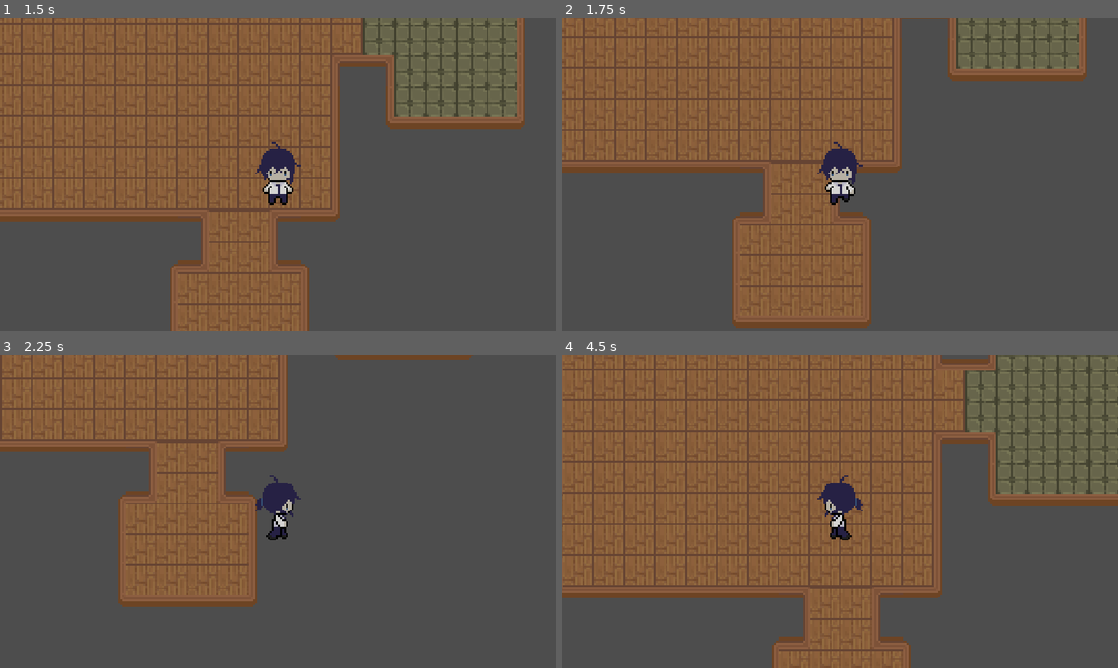
Above: before the commit, frames 1-4 (two rows, left to right).
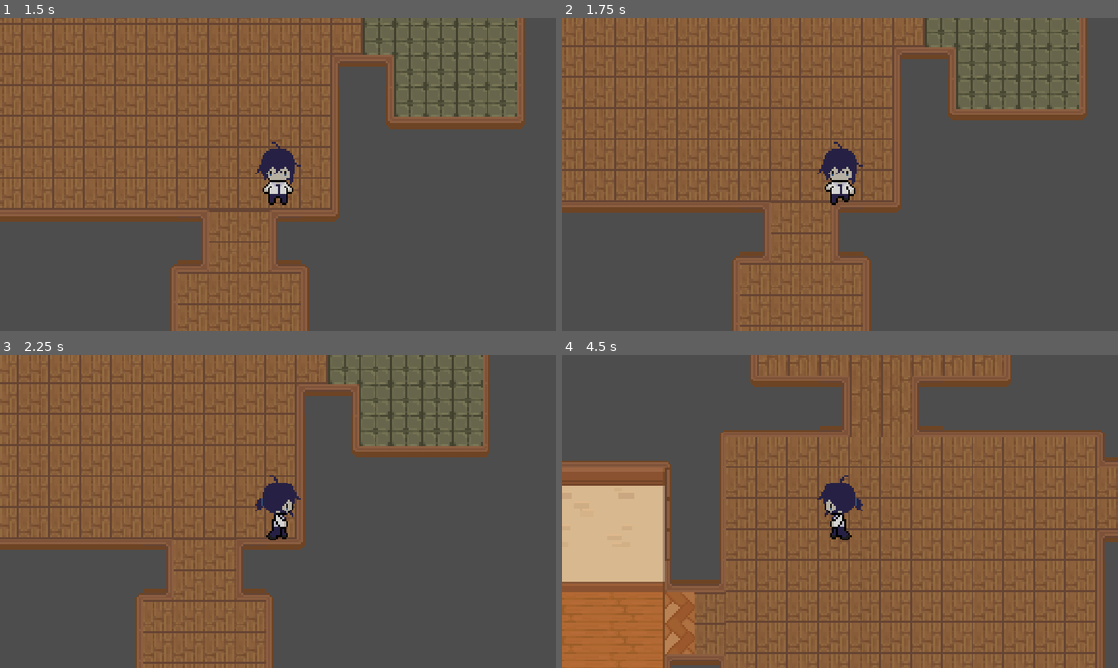
Above: after the commit, the same moments.

Repository: aeroghurt/horror-game
Game: Godot game, scene res://scenes/main.tscn
Same seed, same stepped clock (60 frames per second), same inputs: the game is played once before the commit and once after it.
Inputs (mouse positions are in pixels of both pictures, inside the frame that each line leads up to):
- Up to frame 1 (1.5 s): tap Enter at 0.5 s; move the mouse to (400, 158) at 0.52 s; hold D (right) 0.53-1.28 s; hold Shift (sprint) 0.53-1.28 s; click (400, 158) at 0.67 s; move the mouse to (166, 190) at 1.27 s; hold S (down) from 1.28 s (still down); tap Alt at 1.35 s
- Up to frame 2 (1.75 s): keep holding S (down)
- Up to frame 3 (2.25 s): move the mouse to (333, 442) at 2.02 s; release S (down) at 2.03 s; hold D (right) from 2.03 s (still down); hold Shift (sprint) from 2.03 s (still down)
- Up to frame 4 (4.5 s): move the mouse to (812, 574) at 2.77 s; release D (right) at 2.78 s; release Shift (sprint) at 2.78 s; hold W (up) 2.78-3.53 s; tap Alt at 2.85, 4.35 s; click (812, 574) at 2.92 s; move the mouse to (1006, 558) at 3.52 s; hold Shift (sprint) 3.53-4.28 s; hold A (left) from 3.53 s (still down); move the mouse to (673, 464) at 4.27 s

Frame 1 is identical in both runs. In frame 2, 18% of the frame differs, in the area x 0-95%, y 0-100%; in frame 3, 32%; in frame 4, 70%, in the area x 0-100%, y 0-100%.

Commit message:
add collision to walls:

Diff:
--- a/scenes/main.tscn
+++ b/scenes/main.tscn
@@ -4,6 +4,317 @@
 [ext_resource type="PackedScene" uid="uid://5sgy0k2htp7b" path="res://scenes/player.tscn" id="2_0wfyh"]
 
 [sub_resource type="TileSetAtlasSource" id="TileSetAtlasSource_0xm2m"]
+texture = ExtResource("1_o5qli")
+0:0/0 = 0
+0:0/0/physics_layer_0/polygon_0/points = PackedVector2Array(3.926283, 8, 8, 8, 8, 3.952736, 3.9826117, 3.9993453)
+1:0/0 = 0
+1:0/0/physics_layer_0/polygon_0/points = PackedVector2Array(8, 8, -8, 8, -8, 2.3028994, 8, 2.3028994)
+2:0/0 = 0
+2:0/0/physics_layer_0/polygon_0/points = PackedVector2Array(8, 8, -8, 8, -8, 2.3028994, 8, 2.3028994)
+3:0/0 = 0
+3:0/0/physics_layer_0/polygon_0/points = PackedVector2Array(8, 8, -8, 8, -8, 2.3028994, 8, 2.3028994)
+4:0/0 = 0
+4:0/0/physics_layer_0/polygon_0/points = PackedVector2Array(8, 8, -8, 8, -8, 2.3028994, 8, 2.3028994)
+5:0/0 = 0
+5:0/0/physics_layer_0/polygon_0/points = PackedVector2Array(8, 8, -8, 8, -8, 2.3028994, 8, 2.3028994)
+6:0/0 = 0
+6:0/0/physics_layer_0/polygon_0/points = PackedVector2Array(8, 8, -8, 8, -8, 2.3028994, 8, 2.3028994)
+7:0/0 = 0
+7:0/0/physics_layer_0/polygon_0/points = PackedVector2Array(8, 8, -8, 8, -8, 2.3028994, 8, 2.3028994)
+8:0/0 = 0
+8:0/0/physics_layer_0/polygon_0/points = PackedVector2Array(8, 8, -8, 8, -8, 2.3028994, 8, 2.3028994)
+9:0/0 = 0
+9:0/0/physics_layer_0/polygon_0/points = PackedVector2Array(8, 8, -8, 8, -8, 2.3028994, 8, 2.3028994)
+10:0/0 = 0
+10:0/0/physics_layer_0/polygon_0/points = PackedVector2Array(8, 8, -8, 8, -8, 2.3028994, 8, 2.3028994)
+11:0/0 = 0
+11:0/0/physics_layer_0/polygon_0/points = PackedVector2Array(8, 8, -8, 8, -8, 2.3028994, 8, 2.3028994)
+12:0/0 = 0
+12:0/0/physics_layer_0/polygon_0/points = PackedVector2Array(8, 8, -8, 8, -8, 2.3028994, 8, 2.3028994)
+13:0/0 = 0
+13:0/0/physics_layer_0/polygon_0/points = PackedVector2Array(8, 8, -8, 8, -8, 2.3028994, 8, 2.3028994)
+14:0/0 = 0
+14:0/0/physics_layer_0/polygon_0/points = PackedVector2Array(8, 8, -8, 8, -8, 2.3028994, 8, 2.3028994)
+15:0/0 = 0
+15:0/0/physics_layer_0/polygon_0/points = PackedVector2Array(8, 8, -8, 8, -8, 2.3028994, 8, 2.3028994)
+16:0/0 = 0
+16:0/0/physics_layer_0/polygon_0/points = PackedVector2Array(8, 8, -8, 8, -8, 2.3028994, 8, 2.3028994)
+17:0/0 = 0
+17:0/0/physics_layer_0/polygon_0/points = PackedVector2Array(-3.926283, 8, -8, 8, -8, 3.952736, -3.9826117, 3.9993453)
+0:1/0 = 0
+0:1/0/physics_layer_0/polygon_0/points = PackedVector2Array(8, -8, 8, 8, 2.3028994, 8, 2.3028994, -8)
+1:1/0 = 0
+1:1/0/physics_layer_0/polygon_0/points = PackedVector2Array(-8, -8, 8, -8, 8, 8, -8, 8)
+2:1/0 = 0
+2:1/0/physics_layer_0/polygon_0/points = PackedVector2Array(-8, -8, 8, -8, 8, 8, -8, 8)
+3:1/0 = 0
+3:1/0/physics_layer_0/polygon_0/points = PackedVector2Array(-8, -8, 8, -8, 8, 8, -8, 8)
+4:1/0 = 0
+4:1/0/physics_layer_0/polygon_0/points = PackedVector2Array(-8, -8, 8, -8, 8, 8, -8, 8)
+5:1/0 = 0
+5:1/0/physics_layer_0/polygon_0/points = PackedVector2Array(-8, -8, 8, -8, 8, 8, -8, 8)
+6:1/0 = 0
+6:1/0/physics_layer_0/polygon_0/points = PackedVector2Array(-8, -8, 8, -8, 8, 8, -8, 8)
+7:1/0 = 0
+7:1/0/physics_layer_0/polygon_0/points = PackedVector2Array(-8, -8, 8, -8, 8, 8, -8, 8)
+8:1/0 = 0
+8:1/0/physics_layer_0/polygon_0/points = PackedVector2Array(-8, -8, 8, -8, 8, 8, -8, 8)
+9:1/0 = 0
+9:1/0/physics_layer_0/polygon_0/points = PackedVector2Array(-8, -8, 8, -8, 8, 8, -8, 8)
+10:1/0 = 0
+10:1/0/physics_layer_0/polygon_0/points = PackedVector2Array(-8, -8, 8, -8, 8, 8, -8, 8)
+11:1/0 = 0
+11:1/0/physics_layer_0/polygon_0/points = PackedVector2Array(-8, -8, 8, -8, 8, 8, -8, 8)
+12:1/0 = 0
+12:1/0/physics_layer_0/polygon_0/points = PackedVector2Array(-8, -8, 8, -8, 8, 8, -8, 8)
+13:1/0 = 0
+13:1/0/physics_layer_0/polygon_0/points = PackedVector2Array(-8, -8, 8, -8, 8, 8, -8, 8)
+14:1/0 = 0
+14:1/0/physics_layer_0/polygon_0/points = PackedVector2Array(-8, -8, 8, -8, 8, 8, -8, 8)
+15:1/0 = 0
+15:1/0/physics_layer_0/polygon_0/points = PackedVector2Array(-8, -8, 8, -8, 8, 8, -8, 8)
+16:1/0 = 0
+16:1/0/physics_layer_0/polygon_0/points = PackedVector2Array(-8, -8, 8, -8, 8, 8, -8, 8)
+17:1/0 = 0
+17:1/0/physics_layer_0/polygon_0/points = PackedVector2Array(-8, 8, -8, -8, -2.3028994, -8, -2.3028994, 8)
+0:2/0 = 0
+0:2/0/physics_layer_0/polygon_0/points = PackedVector2Array(-8, -8, 8, -8, 8, 8, -8, 8)
+1:2/0 = 0
+1:2/0/physics_layer_0/polygon_0/points = PackedVector2Array(-8, -8, 8, -8, 8, 8, -8, 8)
+2:2/0 = 0
+2:2/0/physics_layer_0/polygon_0/points = PackedVector2Array(-8, -8, 8, -8, 8, 8, -8, 8)
+3:2/0 = 0
+3:2/0/physics_layer_0/polygon_0/points = PackedVector2Array(-8, -8, 8, -8, 8, 8, -8, 8)
+4:2/0 = 0
+4:2/0/physics_layer_0/polygon_0/points = PackedVector2Array(-8, -8, 8, -8, 8, 8, -8, 8)
+5:2/0 = 0
+5:2/0/physics_layer_0/polygon_0/points = PackedVector2Array(-8, -8, 8, -8, 8, 8, -8, 8)
+6:2/0 = 0
+6:2/0/physics_layer_0/polygon_0/points = PackedVector2Array(-8, -8, 8, -8, 8, 8, -8, 8)
+7:2/0 = 0
+7:2/0/physics_layer_0/polygon_0/points = PackedVector2Array(-8, -8, 8, -8, 8, 8, -8, 8)
+8:2/0 = 0
+8:2/0/physics_layer_0/polygon_0/points = PackedVector2Array(-8, -8, 8, -8, 8, 8, -8, 8)
+9:2/0 = 0
+9:2/0/physics_layer_0/polygon_0/points = PackedVector2Array(-8, -8, 8, -8, 8, 8, -8, 8)
+10:2/0 = 0
+10:2/0/physics_layer_0/polygon_0/points = PackedVector2Array(-8, -8, 8, -8, 8, 8, -8, 8)
+11:2/0 = 0
+11:2/0/physics_layer_0/polygon_0/points = PackedVector2Array(-8, -8, 8, -8, 8, 8, -8, 8)
+12:2/0 = 0
+12:2/0/physics_layer_0/polygon_0/points = PackedVector2Array(-8, -8, 8, -8, 8, 8, -8, 8)
+13:2/0 = 0
+13:2/0/physics_layer_0/polygon_0/points = PackedVector2Array(-8, -8, 8, -8, 8, 8, -8, 8)
+14:2/0 = 0
+14:2/0/physics_layer_0/polygon_0/points = PackedVector2Array(-8, -8, 8, -8, 8, 8, -8, 8)
+15:2/0 = 0
+15:2/0/physics_layer_0/polygon_0/points = PackedVector2Array(-8, -8, 8, -8, 8, 8, -8, 8)
+16:2/0 = 0
+16:2/0/physics_layer_0/polygon_0/points = PackedVector2Array(-8, -8, 8, -8, 8, 8, -8, 8)
+17:2/0 = 0
+17:2/0/physics_layer_0/polygon_0/points = PackedVector2Array(-8, -8, 8, -8, 8, 8, -8, 8)
+0:3/0 = 0
+0:3/0/physics_layer_0/polygon_0/points = PackedVector2Array(-8, -8, 8, -8, 8, 8, -8, 8)
+1:3/0 = 0
+1:3/0/physics_layer_0/polygon_0/points = PackedVector2Array(-8, -8, 8, -8, 8, 8, -8, 8)
+2:3/0 = 0
+2:3/0/physics_layer_0/polygon_0/points = PackedVector2Array(-8, -8, 8, -8, 8, 8, -8, 8)
+3:3/0 = 0
+3:3/0/physics_layer_0/polygon_0/points = PackedVector2Array(-8, -8, 8, -8, 8, 8, -8, 8)
+4:3/0 = 0
+4:3/0/physics_layer_0/polygon_0/points = PackedVector2Array(-8, -8, 8, -8, 8, 8, -8, 8)
+5:3/0 = 0
+5:3/0/physics_layer_0/polygon_0/points = PackedVector2Array(-8, -8, 8, -8, 8, 8, -8, 8)
+6:3/0 = 0
+6:3/0/physics_layer_0/polygon_0/points = PackedVector2Array(-8, -8, 8, -8, 8, 8, -8, 8)
+7:3/0 = 0
+7:3/0/physics_layer_0/polygon_0/points = PackedVector2Array(-8, -8, 8, -8, 8, 8, -8, 8)
+8:3/0 = 0
+8:3/0/physics_layer_0/polygon_0/points = PackedVector2Array(-8, -8, 8, -8, 8, 8, -8, 8)
+9:3/0 = 0
+9:3/0/physics_layer_0/polygon_0/points = PackedVector2Array(-8, -8, 8, -8, 8, 8, -8, 8)
+10:3/0 = 0
+10:3/0/physics_layer_0/polygon_0/points = PackedVector2Array(-8, -8, 8, -8, 8, 8, -8, 8)
+11:3/0 = 0
+11:3/0/physics_layer_0/polygon_0/points = PackedVector2Array(-8, -8, 8, -8, 8, 8, -8, 8)
+12:3/0 = 0
+12:3/0/physics_layer_0/polygon_0/points = PackedVector2Array(-8, -8, 8, -8, 8, 8, -8, 8)
+13:3/0 = 0
+13:3/0/physics_layer_0/polygon_0/points = PackedVector2Array(-8, -8, 8, -8, 8, 8, -8, 8)
+14:3/0 = 0
+14:3/0/physics_layer_0/polygon_0/points = PackedVector2Array(-8, -8, 8, -8, 8, 8, -8, 8)
+15:3/0 = 0
+15:3/0/physics_layer_0/polygon_0/points = PackedVector2Array(-8, -8, 8, -8, 8, 8, -8, 8)
+16:3/0 = 0
+16:3/0/physics_layer_0/polygon_0/points = PackedVector2Array(-8, -8, 8, -8, 8, 8, -8, 8)
+17:3/0 = 0
+17:3/0/physics_layer_0/polygon_0/points = PackedVector2Array(-8, -8, 8, -8, 8, 8, -8, 8)
+0:4/0 = 0
+0:4/0/physics_layer_0/polygon_0/points = PackedVector2Array(-8, -8, 8, -8, 8, 8, -8, 8)
+1:4/0 = 0
+1:4/0/physics_layer_0/polygon_0/points = PackedVector2Array(-8, -8, 8, -8, 8, 2.0723, -8, 2.2275677)
+2:4/0 = 0
+2:4/0/physics_layer_0/polygon_0/points = PackedVector2Array(-8, -8, 8, -8, 8, 2.0723, -8, 2.2275677)
+3:4/0 = 0
+3:4/0/physics_layer_0/polygon_0/points = PackedVector2Array(-8, -8, 8, -8, 8, 2.0723, -8, 2.2275677)
+4:4/0 = 0
+4:4/0/physics_layer_0/polygon_0/points = PackedVector2Array(-8, -8, 8, -8, 8, 2.0723, -8, 2.2275677)
+5:4/0 = 0
+5:4/0/physics_layer_0/polygon_0/points = PackedVector2Array(-8, -8, 8, -8, 8, 2.0723, -8, 2.2275677)
+6:4/0 = 0
+6:4/0/physics_layer_0/polygon_0/points = PackedVector2Array(-8, -8, 8, -8, 8, 2.0723, -8, 2.2275677)
+7:4/0 = 0
+7:4/0/physics_layer_0/polygon_0/points = PackedVector2Array(-8, -8, 8, -8, 8, 2.0723, -8, 2.2275677)
+8:4/0 = 0
+8:4/0/physics_layer_0/polygon_0/points = PackedVector2Array(-8, -8, 8, -8, 8, 2.0723, -8, 2.2275677)
+9:4/0 = 0
+9:4/0/physics_layer_0/polygon_0/points = PackedVector2Array(-8, -8, 8, -8, 8, 2.0723, -8, 2.2275677)
+10:4/0 = 0
+10:4/0/physics_layer_0/polygon_0/points = PackedVector2Array(-8, -8, 8, -8, 8, 2.0723, -8, 2.2275677)
+11:4/0 = 0
+11:4/0/physics_layer_0/polygon_0/points = PackedVector2Array(-8, -8, 8, -8, 8, 2.0723, -8, 2.2275677)
+12:4/0 = 0
+12:4/0/physics_layer_0/polygon_0/points = PackedVector2Array(-8, -8, 8, -8, 8, 2.0723, -8, 2.2275677)
+13:4/0 = 0
+13:4/0/physics_layer_0/polygon_0/points = PackedVector2Array(-8, -8, 8, -8, 8, 2.0723, -8, 2.2275677)
+14:4/0 = 0
+14:4/0/physics_layer_0/polygon_0/points = PackedVector2Array(-8, -8, 8, -8, 8, 2.0723, -8, 2.2275677)
+15:4/0 = 0
+15:4/0/physics_layer_0/polygon_0/points = PackedVector2Array(-8, -8, 8, -8, 8, 2.0723, -8, 2.2275677)
+16:4/0 = 0
+16:4/0/physics_layer_0/polygon_0/points = PackedVector2Array(-8, -8, 8, -8, 8, 2.0723, -8, 2.2275677)
+17:4/0 = 0
+17:4/0/physics_layer_0/polygon_0/points = PackedVector2Array(-8, 8, -8, -8, -2.3028994, -8, -2.3028994, 8)
+0:5/0 = 0
+0:5/0/physics_layer_0/polygon_0/points = PackedVector2Array(4.2391357, -8, 8, -8, 8, 8, 4.094454, 8)
+1:5/0 = 0
+2:5/0 = 0
+3:5/0 = 0
+4:5/0 = 0
+5:5/0 = 0
+6:5/0 = 0
+7:5/0 = 0
+8:5/0 = 0
+9:5/0 = 0
+10:5/0 = 0
+11:5/0 = 0
+12:5/0 = 0
+13:5/0 = 0
+14:5/0 = 0
+15:5/0 = 0
+16:5/0 = 0
+17:5/0 = 0
+17:5/0/physics_layer_0/polygon_0/points = PackedVector2Array(-8, 8, -8, -8, -2.3028994, -8, -2.3028994, 8)
+0:6/0 = 0
+1:6/0 = 0
+2:6/0 = 0
+3:6/0 = 0
+4:6/0 = 0
+5:6/0 = 0
+6:6/0 = 0
+7:6/0 = 0
+8:6/0 = 0
+9:6/0 = 0
+10:6/0 = 0
+11:6/0 = 0
+12:6/0 = 0
+13:6/0 = 0
+14:6/0 = 0
+15:6/0 = 0
+16:6/0 = 0
+17:6/0 = 0
+0:7/0 = 0
+0:7/0/physics_layer_0/polygon_0/points = PackedVector2Array(8, -8, 8, 8, 2.3028994, 8, 2.3028994, -8)
+1:7/0 = 0
+1:7/0/physics_layer_0/polygon_0/points = PackedVector2Array(-8, 6.1135273, 8, 6.216797, 8, 8, -8, 8)
+2:7/0 = 0
+2:7/0/physics_layer_0/polygon_0/points = PackedVector2Array(-8, 6.1135273, 8, 6.216797, 8, 8, -8, 8)
+3:7/0 = 0
+3:7/0/physics_layer_0/polygon_0/points = PackedVector2Array(-8, 6.1135273, 8, 6.216797, 8, 8, -8, 8)
+4:7/0 = 0
+4:7/0/physics_layer_0/polygon_0/points = PackedVector2Array(-8, 6.1135273, 8, 6.216797, 8, 8, -8, 8)
+5:7/0 = 0
+5:7/0/physics_layer_0/polygon_0/points = PackedVector2Array(-8, 6.1135273, 8, 6.216797, 8, 8, -8, 8)
+6:7/0 = 0
+6:7/0/physics_layer_0/polygon_0/points = PackedVector2Array(-8, 6.1135273, 8, 6.216797, 8, 8, -8, 8)
+7:7/0 = 0
+7:7/0/physics_layer_0/polygon_0/points = PackedVector2Array(-8, 6.1135273, 8, 6.216797, 8, 8, -8, 8)
+8:7/0 = 0
+8:7/0/physics_layer_0/polygon_0/points = PackedVector2Array(-8, 6.1135273, 8, 6.216797, 8, 8, -8, 8)
+9:7/0 = 0
+9:7/0/physics_layer_0/polygon_0/points = PackedVector2Array(-8, 6.1135273, 8, 6.216797, 8, 8, -8, 8)
+10:7/0 = 0
+10:7/0/physics_layer_0/polygon_0/points = PackedVector2Array(-8, 6.1135273, 8, 6.216797, 8, 8, -8, 8)
+11:7/0 = 0
+11:7/0/physics_layer_0/polygon_0/points = PackedVector2Array(-8, 6.1135273, 8, 6.216797, 8, 8, -8, 8)
+12:7/0 = 0
+12:7/0/physics_layer_0/polygon_0/points = PackedVector2Array(-8, 6.1135273, 8, 6.216797, 8, 8, -8, 8)
+13:7/0 = 0
+13:7/0/physics_layer_0/polygon_0/points = PackedVector2Array(-8, 6.1135273, 8, 6.216797, 8, 8, -8, 8)
+14:7/0 = 0
+14:7/0/physics_layer_0/polygon_0/points = PackedVector2Array(-8, 6.1135273, 8, 6.216797, 8, 8, -8, 8)
+15:7/0 = 0
+15:7/0/physics_layer_0/polygon_0/points = PackedVector2Array(-8, 6.1135273, 8, 6.216797, 8, 8, -8, 8)
+16:7/0 = 0
+16:7/0/physics_layer_0/polygon_0/points = PackedVector2Array(-8, 6.1135273, 8, 6.216797, 8, 8, -8, 8)
+17:7/0 = 0
+17:7/0/physics_layer_0/polygon_0/points = PackedVector2Array(-8, 8, -8, -8, -2.3028994, -8, -2.3028994, 8)
+0:8/0 = 0
+0:8/0/physics_layer_0/polygon_0/points = PackedVector2Array(3.926283, -8, 8, -8, 8, -2.1193066, 3.870512, -2.2308493)
+1:8/0 = 0
+1:8/0/physics_layer_0/polygon_0/points = PackedVector2Array(-8, -8, 8, -8, 8, -2.3028994, -8, -2.3028994)
+2:8/0 = 0
+2:8/0/physics_layer_0/polygon_0/points = PackedVector2Array(-6.165354, -8, -8, -8, -8, -1.8735347, -6.1838284, -1.8906853)
+3:8/0 = 0
+3:8/0/physics_layer_0/polygon_0/points = PackedVector2Array(-8, -8, 8, -8, 8, -2.3028994, -8, -2.3028994)
+4:8/0 = 0
+4:8/0/physics_layer_0/polygon_0/points = PackedVector2Array(-8, -8, 8, -8, 8, -2.3028994, -8, -2.3028994)
+5:8/0 = 0
+5:8/0/physics_layer_0/polygon_0/points = PackedVector2Array(-8, -8, 8, -8, 8, -2.3028994, -8, -2.3028994)
+6:8/0 = 0
+6:8/0/physics_layer_0/polygon_0/points = PackedVector2Array(-8, -8, 8, -8, 8, -2.3028994, -8, -2.3028994)
+7:8/0 = 0
+7:8/0/physics_layer_0/polygon_0/points = PackedVector2Array(-8, -8, 8, -8, 8, -2.3028994, -8, -2.3028994)
+8:8/0 = 0
+8:8/0/physics_layer_0/polygon_0/points = PackedVector2Array(-8, -8, 8, -8, 8, -2.3028994, -8, -2.3028994)
+9:8/0 = 0
+9:8/0/physics_layer_0/polygon_0/points = PackedVector2Array(-8, -8, 8, -8, 8, -2.3028994, -8, -2.3028994)
+10:8/0 = 0
+11:8/0 = 0
+12:8/0 = 0
+12:8/0/physics_layer_0/polygon_0/points = PackedVector2Array(-8, -8, 8, -8, 8, -2.3028994, -8, -2.3028994)
+13:8/0 = 0
+13:8/0/physics_layer_0/polygon_0/points = PackedVector2Array(-8, -8, 8, -8, 8, -2.3028994, -8, -2.3028994)
+14:8/0 = 0
+14:8/0/physics_layer_0/polygon_0/points = PackedVector2Array(-8, -8, 8, -8, 8, -2.3028994, -8, -2.3028994)
+15:8/0 = 0
+15:8/0/physics_layer_0/polygon_0/points = PackedVector2Array(-8, -8, 8, -8, 8, -2.3028994, -8, -2.3028994)
+16:8/0 = 0
+16:8/0/physics_layer_0/polygon_0/points = PackedVector2Array(-8, -8, 8, -8, 8, -2.3028994, -8, -2.3028994)
+17:8/0 = 0
+17:8/0/physics_layer_0/polygon_0/points = PackedVector2Array(-3.926283, -8, -8, -8, -8, -1.9169674, -4.034314, -1.9343624)
+9:9/0 = 0
+9:9/0/physics_layer_0/polygon_0/points = PackedVector2Array(-8, -8, -4.411776, -8, -4.3614364, 2.0256758, 8, 2.0760155, 8, 8, -8, 8)
+10:9/0 = 0
+10:9/0/physics_layer_0/polygon_0/points = PackedVector2Array(8, -8, 4.411776, -8, 4.3614364, 2.0256758, -8, 2.0760155, -8, 8, 8, 8)
+11:9/0 = 0
+11:9/0/physics_layer_0/polygon_0/points = PackedVector2Array(-8, 8, -4.411776, 8, -4.3614364, -2.0256758, 8, -2.0760155, 8, -8, -8, -8)
+12:9/0 = 0
+12:9/0/physics_layer_0/polygon_0/points = PackedVector2Array(8, 8, 4.411776, 8, 4.3614364, -2.0256758, -8, -2.0760155, -8, -8, 8, -8)
+14:9/0 = 0
+14:9/0/physics_layer_0/polygon_0/points = PackedVector2Array(-8, -8, -4.411776, -8, -4.3614364, 2.0256758, 8, 2.0760155, 8, 8, -8, 8)
+15:9/0 = 0
+15:9/0/physics_layer_0/polygon_0/points = PackedVector2Array(8, -8, 4.411776, -8, 4.3614364, 2.0256758, -8, 2.0760155, -8, 8, 8, 8)
+16:9/0 = 0
+16:9/0/physics_layer_0/polygon_0/points = PackedVector2Array(-8, 8, -4.411776, 8, -4.3614364, -2.0256758, 8, -2.0760155, 8, -8, -8, -8)
+17:9/0 = 0
+17:9/0/physics_layer_0/polygon_0/points = PackedVector2Array(8, 8, 4.411776, 8, 4.3614364, -2.0256758, -8, -2.0760155, -8, -8, 8, -8)
+
+[sub_resource type="TileSet" id="TileSet_o4x5r"]
+physics_layer_0/collision_layer = 1
+sources/0 = SubResource("TileSetAtlasSource_0xm2m")
+
+[sub_resource type="TileSetAtlasSource" id="TileSetAtlasSource_ig7tw"]
 texture = ExtResource("1_o5qli")
 0:0/0 = 0
 1:0/0 = 0
@@ -176,239 +487,7 @@
 16:9/0 = 0
 17:9/0 = 0
 
-[sub_resource type="TileSet" id="TileSet_o4x5r"]
-sources/0 = SubResource("TileSetAtlasSource_0xm2m")
-
-[sub_resource type="TileSetAtlasSource" id="TileSetAtlasSource_ig7tw"]
-texture = ExtResource("1_o5qli")
-0:0/0 = 0
-0:0/0/physics_layer_0/polygon_0/points = PackedVector2Array(-8, -8, 8, -8, 8, 8, -8, 8)
-1:0/0 = 0
-1:0/0/physics_layer_0/polygon_0/points = PackedVector2Array(-8, -8, 8, -8, 8, 8, -8, 8)
-2:0/0 = 0
-2:0/0/physics_layer_0/polygon_0/points = PackedVector2Array(-8, -8, 8, -8, 8, 8, -8, 8)
-3:0/0 = 0
-3:0/0/physics_layer_0/polygon_0/points = PackedVector2Array(-8, -8, 8, -8, 8, 8, -8, 8)
-4:0/0 = 0
-4:0/0/physics_layer_0/polygon_0/points = PackedVector2Array(-8, -8, 8, -8, 8, 8, -8, 8)
-5:0/0 = 0
-5:0/0/physics_layer_0/polygon_0/points = PackedVector2Array(-8, -8, 8, -8, 8, 8, -8, 8)
-6:0/0 = 0
-6:0/0/physics_layer_0/polygon_0/points = PackedVector2Array(-8, -8, 8, -8, 8, 8, -8, 8)
-7:0/0 = 0
-7:0/0/physics_layer_0/polygon_0/points = PackedVector2Array(-8, -8, 8, -8, 8, 8, -8, 8)
-8:0/0 = 0
-8:0/0/physics_layer_0/polygon_0/points = PackedVector2Array(-8, -8, 8, -8, 8, 8, -8, 8)
-9:0/0 = 0
-9:0/0/physics_layer_0/polygon_0/points = PackedVector2Array(-8, -8, 8, -8, 8, 8, -8, 8)
-10:0/0 = 0
-10:0/0/physics_layer_0/polygon_0/points = PackedVector2Array(-8, -8, 8, -8, 8, 8, -8, 8)
-11:0/0 = 0
-11:0/0/physics_layer_0/polygon_0/points = PackedVector2Array(-8, -8, 8, -8, 8, 8, -8, 8)
-12:0/0 = 0
-12:0/0/physics_layer_0/polygon_0/points = PackedVector2Array(-8, -8, 8, -8, 8, 8, -8, 8)
-13:0/0 = 0
-13:0/0/physics_layer_0/polygon_0/points = PackedVector2Array(-8, -8, 8, -8, 8, 8, -8, 8)
-14:0/0 = 0
-14:0/0/physics_layer_0/polygon_0/points = PackedVector2Array(-8, -8, 8, -8, 8, 8, -8, 8)
-15:0/0 = 0
-15:0/0/physics_layer_0/polygon_0/points = PackedVector2Array(-8, -8, 8, -8, 8, 8, -8, 8)
-16:0/0 = 0
-16:0/0/physics_layer_0/polygon_0/points = PackedVector2Array(-8, -8, 8, -8, 8, 8, -8, 8)
-17:0/0 = 0
-17:0/0/physics_layer_0/polygon_0/points = PackedVector2Array(-8, -8, 8, -8, 8, 8, -8, 8)
-0:1/0 = 0
-0:1/0/physics_layer_0/polygon_0/points = PackedVector2Array(-8, -8, 8, -8, 8, 8, -8, 8)
-1:1/0 = 0
-2:1/0 = 0
-3:1/0 = 0
-4:1/0 = 0
-5:1/0 = 0
-6:1/0 = 0
-7:1/0 = 0
-8:1/0 = 0
-9:1/0 = 0
-10:1/0 = 0
-11:1/0 = 0
-12:1/0 = 0
-13:1/0 = 0
-14:1/0 = 0
-15:1/0 = 0
-16:1/0 = 0
-17:1/0 = 0
-17:1/0/physics_layer_0/polygon_0/points = PackedVector2Array(-8, -8, 8, -8, 8, 8, -8, 8)
-0:2/0 = 0
-0:2/0/physics_layer_0/polygon_0/points = PackedVector2Array(-8, -8, 8, -8, 8, 8, -8, 8)
-1:2/0 = 0
-2:2/0 = 0
-3:2/0 = 0
-4:2/0 = 0
-5:2/0 = 0
-6:2/0 = 0
-7:2/0 = 0
-8:2/0 = 0
-9:2/0 = 0
-10:2/0 = 0
-11:2/0 = 0
-12:2/0 = 0
-13:2/0 = 0
-14:2/0 = 0
-15:2/0 = 0
-16:2/0 = 0
-17:2/0 = 0
-17:2/0/physics_layer_0/polygon_0/points = PackedVector2Array(-8, -8, 8, -8, 8, 8, -8, 8)
-0:3/0 = 0
-0:3/0/physics_layer_0/polygon_0/points = PackedVector2Array(-8, -8, 8, -8, 8, 8, -8, 8)
-1:3/0 = 0
-2:3/0 = 0
-3:3/0 = 0
-4:3/0 = 0
-5:3/0 = 0
-6:3/0 = 0
-7:3/0 = 0
-8:3/0 = 0
-9:3/0 = 0
-10:3/0 = 0
-11:3/0 = 0
-12:3/0 = 0
-13:3/0 = 0
-14:3/0 = 0
-15:3/0 = 0
-16:3/0 = 0
-17:3/0 = 0
-17:3/0/physics_layer_0/polygon_0/points = PackedVector2Array(-8, -8, 8, -8, 8, 8, -8, 8)
-0:4/0 = 0
-0:4/0/physics_layer_0/polygon_0/points = PackedVector2Array(-8, -8, 8, -8, 8, 8, -8, 8)
-1:4/0 = 0
-2:4/0 = 0
-3:4/0 = 0
-4:4/0 = 0
-5:4/0 = 0
-6:4/0 = 0
-7:4/0 = 0
-8:4/0 = 0
-9:4/0 = 0
-10:4/0 = 0
-11:4/0 = 0
-12:4/0 = 0
-13:4/0 = 0
-14:4/0 = 0
-15:4/0 = 0
-16:4/0 = 0
-17:4/0 = 0
-17:4/0/physics_layer_0/polygon_0/points = PackedVector2Array(-8, -8, 8, -8, 8, 8, -8, 8)
-0:5/0 = 0
-0:5/0/physics_layer_0/polygon_0/points = PackedVector2Array(-8, -8, 8, -8, 8, 8, -8, 8)
-1:5/0 = 0
-2:5/0 = 0
-3:5/0 = 0
-4:5/0 = 0
-5:5/0 = 0
-6:5/0 = 0
-7:5/0 = 0
-8:5/0 = 0
-9:5/0 = 0
-10:5/0 = 0
-11:5/0 = 0
-12:5/0 = 0
-13:5/0 = 0
-14:5/0 = 0
-15:5/0 = 0
-16:5/0 = 0
-17:5/0 = 0
-17:5/0/physics_layer_0/polygon_0/points = PackedVector2Array(-8, -8, 8, -8, 8, 8, -8, 8)
-0:6/0 = 0
-1:6/0 = 0
-2:6/0 = 0
-3:6/0 = 0
-4:6/0 = 0
-5:6/0 = 0
-6:6/0 = 0
-7:6/0 = 0
-8:6/0 = 0
-9:6/0 = 0
-10:6/0 = 0
-11:6/0 = 0
-12:6/0 = 0
-13:6/0 = 0
-14:6/0 = 0
-15:6/0 = 0
-16:6/0 = 0
-17:6/0 = 0
-17:6/0/physics_layer_0/polygon_0/points = PackedVector2Array(-8, -8, 8, -8, 8, 8, -8, 8)
-0:7/0 = 0
-1:7/0 = 0
-2:7/0 = 0
-3:7/0 = 0
-4:7/0 = 0
-5:7/0 = 0
-6:7/0 = 0
-7:7/0 = 0
-8:7/0 = 0
-9:7/0 = 0
-10:7/0 = 0
-11:7/0 = 0
-12:7/0 = 0
-13:7/0 = 0
-14:7/0 = 0
-15:7/0 = 0
-16:7/0 = 0
-17:7/0 = 0
-17:7/0/physics_layer_0/polygon_0/points = PackedVector2Array(-8, -8, 8, -8, 8, 8, -8, 8)
-0:8/0 = 0
-0:8/0/physics_layer_0/polygon_0/points = PackedVector2Array(-8, -8, 8, -8, 8, 8, -8, 8)
-1:8/0 = 0
-1:8/0/physics_layer_0/polygon_0/points = PackedVector2Array(-8, -8, 8, -8, 8, 8, -8, 8)
-2:8/0 = 0
-3:8/0 = 0
-4:8/0 = 0
-4:8/0/physics_layer_0/polygon_0/points = PackedVector2Array(-8, -8, 8, -8, 8, 8, -8, 8)
-5:8/0 = 0
-5:8/0/physics_layer_0/polygon_0/points = PackedVector2Array(-8, -8, 8, -8, 8, 8, -8, 8)
-6:8/0 = 0
-6:8/0/physics_layer_0/polygon_0/points = PackedVector2Array(-8, -8, 8, -8, 8, 8, -8, 8)
-7:8/0 = 0
-7:8/0/physics_layer_0/polygon_0/points = PackedVector2Array(-8, -8, 8, -8, 8, 8, -8, 8)
-8:8/0 = 0
-8:8/0/physics_layer_0/polygon_0/points = PackedVector2Array(-8, -8, 8, -8, 8, 8, -8, 8)
-9:8/0 = 0
-9:8/0/physics_layer_0/polygon_0/points = PackedVector2Array(-8, -8, 8, -8, 8, 8, -8, 8)
-10:8/0 = 0
-10:8/0/physics_layer_0/polygon_0/points = PackedVector2Array(-8, -8, 8, -8, 8, 8, -8, 8)
-11:8/0 = 0
-11:8/0/physics_layer_0/polygon_0/points = PackedVector2Array(-8, -8, 8, -8, 8, 8, -8, 8)
-12:8/0 = 0
-12:8/0/physics_layer_0/polygon_0/points = PackedVector2Array(-8, -8, 8, -8, 8, 8, -8, 8)
-13:8/0 = 0
-13:8/0/physics_layer_0/polygon_0/points = PackedVector2Array(-8, -8, 8, -8, 8, 8, -8, 8)
-14:8/0 = 0
-14:8/0/physics_layer_0/polygon_0/points = PackedVector2Array(-8, -8, 8, -8, 8, 8, -8, 8)
-15:8/0 = 0
-15:8/0/physics_layer_0/polygon_0/points = PackedVector2Array(-8, -8, 8, -8, 8, 8, -8, 8)
-16:8/0 = 0
-16:8/0/physics_layer_0/polygon_0/points = PackedVector2Array(-8, -8, 8, -8, 8, 8, -8, 8)
-17:8/0 = 0
-17:8/0/physics_layer_0/polygon_0/points = PackedVector2Array(-8, -8, 8, -8, 8, 8, -8, 8)
-9:9/0 = 0
-9:9/0/physics_layer_0/polygon_0/points = PackedVector2Array(-8, -8, -4.894183, -8, -4.6930523, 5.296446, 8, 5.095314, 8, 8, -8, 8)
-10:9/0 = 0
-10:9/0/physics_layer_0/polygon_0/points = PackedVector2Array(8, -8, 4.894183, -8, 4.6930523, 5.296446, -8, 5.095314, -8, 8, 8, 8)
-11:9/0 = 0
-11:9/0/physics_layer_0/polygon_0/points = PackedVector2Array(-8, 8, -4.894183, 8, -4.6930523, -5.296446, 8, -5.095314, 8, -8, -8, -8)
-12:9/0 = 0
-12:9/0/physics_layer_0/polygon_0/points = PackedVector2Array(8, 8, 4.894183, 8, 4.6930523, -5.296446, -8, -5.095314, -8, -8, 8, -8)
-14:9/0 = 0
-14:9/0/physics_layer_0/polygon_0/points = PackedVector2Array(-8, -8, -4.894183, -8, -4.6930523, 5.296446, 8, 5.095314, 8, 8, -8, 8)
-15:9/0 = 0
-15:9/0/physics_layer_0/polygon_0/points = PackedVector2Array(8, -8, 4.894183, -8, 4.6930523, 5.296446, -8, 5.095314, -8, 8, 8, 8)
-16:9/0 = 0
-16:9/0/physics_layer_0/polygon_0/points = PackedVector2Array(-8, 8, -4.894183, 8, -4.6930523, -5.296446, 8, -5.095314, 8, -8, -8, -8)
-17:9/0 = 0
-17:9/0/physics_layer_0/polygon_0/points = PackedVector2Array(8, 8, 4.894183, 8, 4.6930523, -5.296446, -8, -5.095314, -8, -8, 8, -8)
-
 [sub_resource type="TileSet" id="TileSet_7w5kx"]
-physics_layer_0/collision_layer = 3
-physics_layer_0/collision_mask = 3
 sources/0 = SubResource("TileSetAtlasSource_ig7tw")
 
 [node name="main" type="Node2D" unique_id=183152306]
@@ -424,6 +503,3 @@
 
 [node name="player" parent="." unique_id=1083520140 instance=ExtResource("2_0wfyh")]
 position = Vector2(93.498604, 57.006104)
-
-[node name="YSortEnabled" type="Node2D" parent="." unique_id=736751206]
-y_sort_enabled = true
--- a/scenes/player.tscn
+++ b/scenes/player.tscn
@@ -221,6 +221,7 @@
 [node name="Camera2D" type="Camera2D" parent="." unique_id=239731482]
 
 [node name="CollisionShape2D" type="CollisionShape2D" parent="." unique_id=466970393]
+position = Vector2(0, 4)
 shape = SubResource("CircleShape2D_qhqgy")
 
 [node name="AnimationPlayer" type="AnimationPlayer" parent="." unique_id=600452516]
